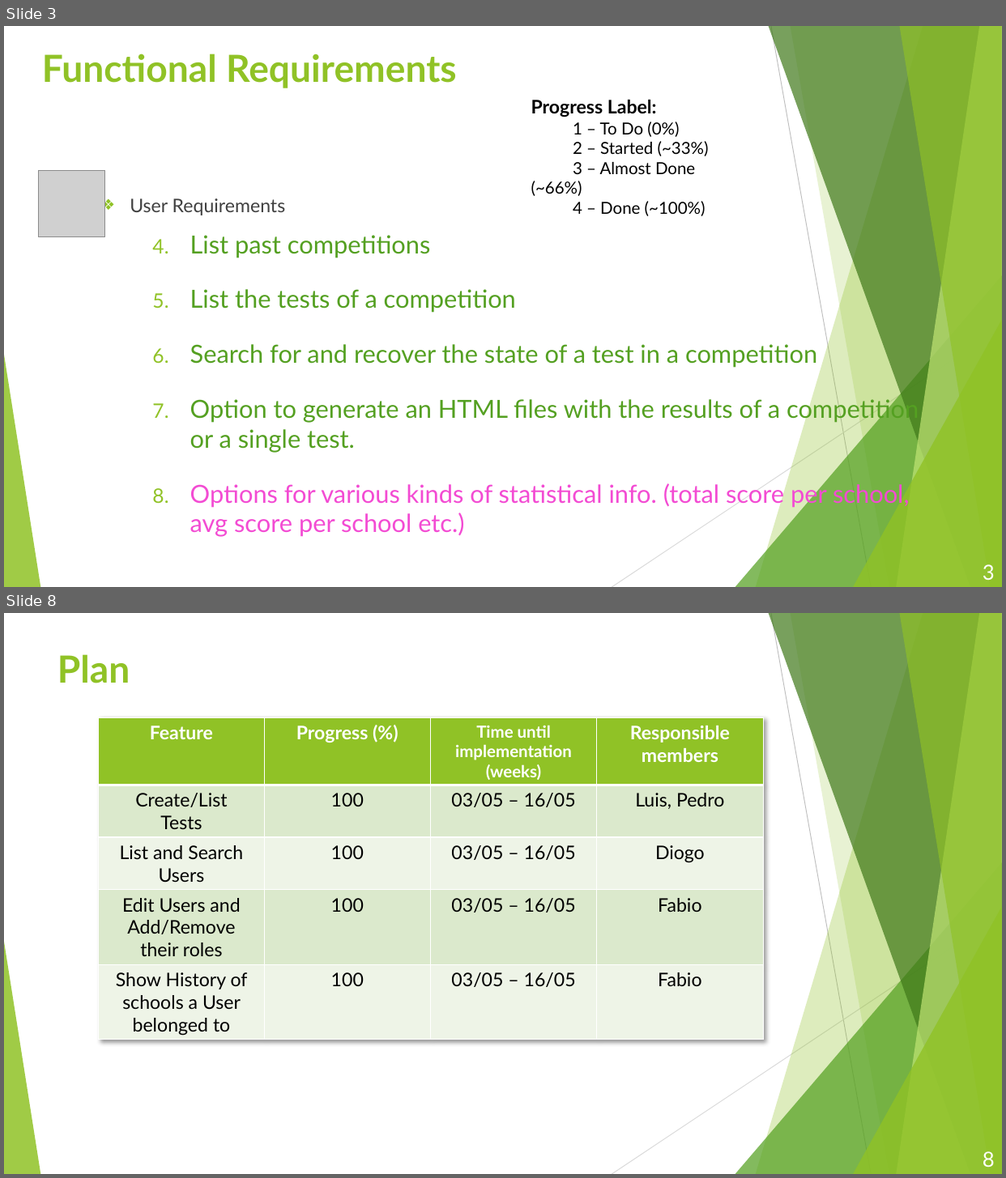
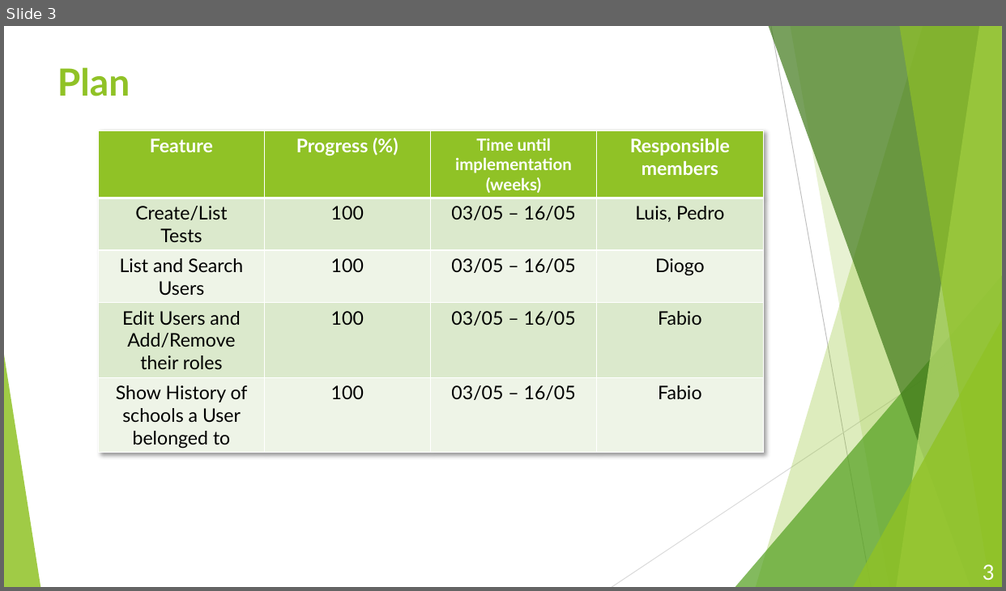
Before and after one commit to Mariainesrocha/Projeto_Informatica, a slide deck: Docs/PowerPoints/PMATE-Transition(Final).pptx. Shown one above the other, each under a label of ours: slides 3 and 8 before the commit, slide 3 after it; the slides between them are not shown. The pictures are 1006x1178 and 1006x591 pixels, drawn with LibreOffice and Linux fonts; fonts in the diff are those of the drawing; grey boxes stand for pictures; background and template pictures are left out. Boxes give left, top, right and bottom in pixels: in the first picture for what was removed or moved away, otherwise in the second. Text is boxed around its words. In the diff, an @@ line names an element or a change of style, - is before the commit and + after.

```diff
--- a/Docs/PowerPoints/PMATE-Transition(Final).pptx
+++ b/Docs/PowerPoints/PMATE-Transition(Final).pptx
@@ slide 3 removed at bbox=[4, 26, 1002, 587], background #FFFFFF; not listed: 10 template elements that a slide beside it also shows @@
@@ title removed at bbox=[42, 54, 457, 88] @@
-Functional Requirements
@@ text removed at bbox=[531, 99, 709, 216] @@
-Progress Label:
-1 – To Do (0%)
-2 – Started (~33%)
-3 – Almost Done (~66%)
-4 – Done (~100%)
@@ picture removed at bbox=[39, 170, 105, 237] @@
@@ text removed at bbox=[130, 199, 918, 537] @@
-❖ User Requirements
-4. List past competitions
-5. List the tests of a competition
-6. Search for and recover the state of a test in a competition
-7. Option to generate an HTML files with the results of a competition or a single test.
-8. Options for various kinds of statistical info. (total score per school, avg score per school etc.)
@@ page number removed at bbox=[982, 565, 995, 580] @@
-3
@@ what was slide 8 is now slide 3 @@
@@ page number at bbox=[982, 565, 995, 580]: text changed @@
-8
+3
```
Also in this commit, not shown: 2 slides changed, 2 slides added, 4 other slides removed.
